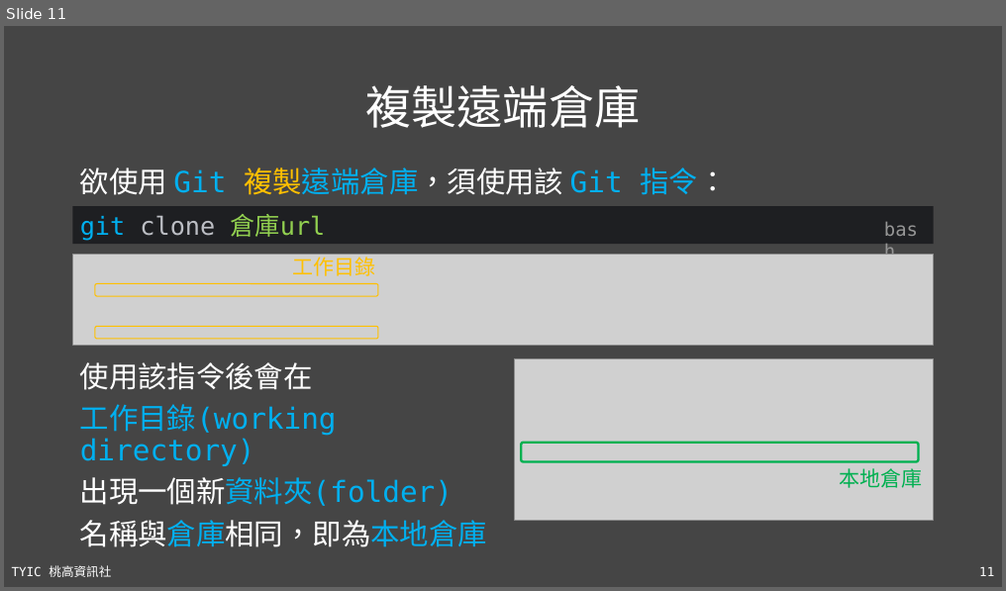
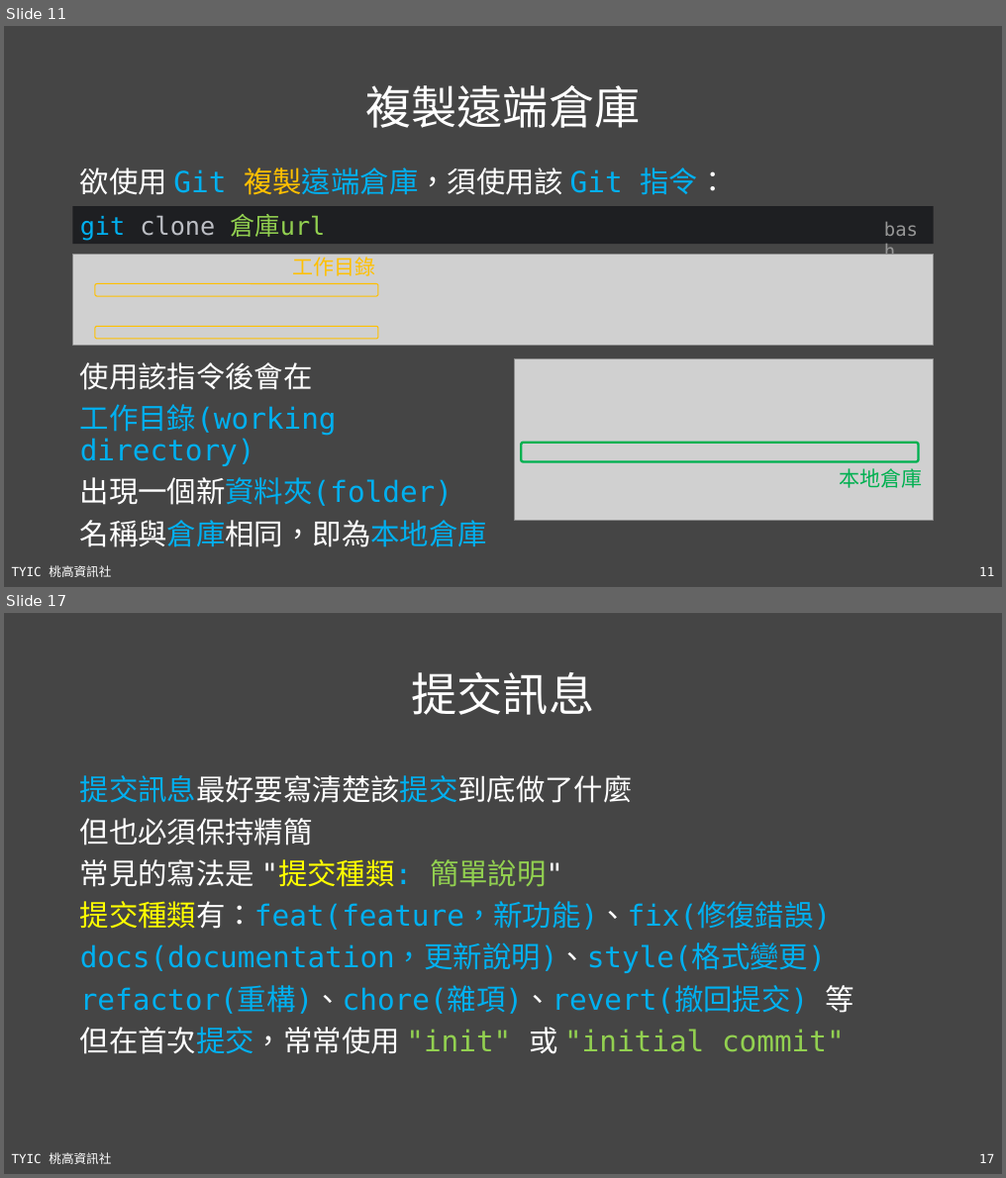
Before and after one commit to TYSHIC/slides, a slide deck: ppt/16_Git 與 Github.pptx. Shown one above the other, each under a label of ours: slide 11 before the commit, slides 11 and 17 after it; the slides between them are not shown. The pictures are 1006x591 and 1006x1178 pixels, drawn with LibreOffice and Linux fonts; fonts in the diff are those of the drawing; grey boxes stand for pictures. Boxes give left, top, right and bottom in pixels: in the first picture for what was removed or moved away, otherwise in the second. Text is boxed around its words. In the diff, an @@ line names an element or a change of style, - is before the commit and + after.

```diff
--- a/ppt/16_Git 與 Github.pptx
+++ b/ppt/16_Git 與 Github.pptx
@@ slide 17 added at (4,613,1002,1174), background #454545; not listed: 2 template elements that a slide beside it also shows @@
@@ title added at (411,672,594,715), 44 pt, text #FFFFFF @@
+提交訊息
@@ text added at (80,775,854,1055), 28 pt, text #00B0F0 @@
+提交訊息最好要寫清楚該提交到底做了什麼
+但也必須保持精簡
+常見的寫法是 "提交種類: 簡單說明"
+提交種類有：feat(feature，新功能)、fix(修復錯誤)
+docs(documentation，更新說明)、style(格式變更)
+refactor(重構)、chore(雜項)、revert(撤回提交) 等
+但在首次提交，常常使用 "init" 或 "initial commit"
```
Also in this commit, not shown: 1 slide changed, 6 other slides added, 7 other files.
